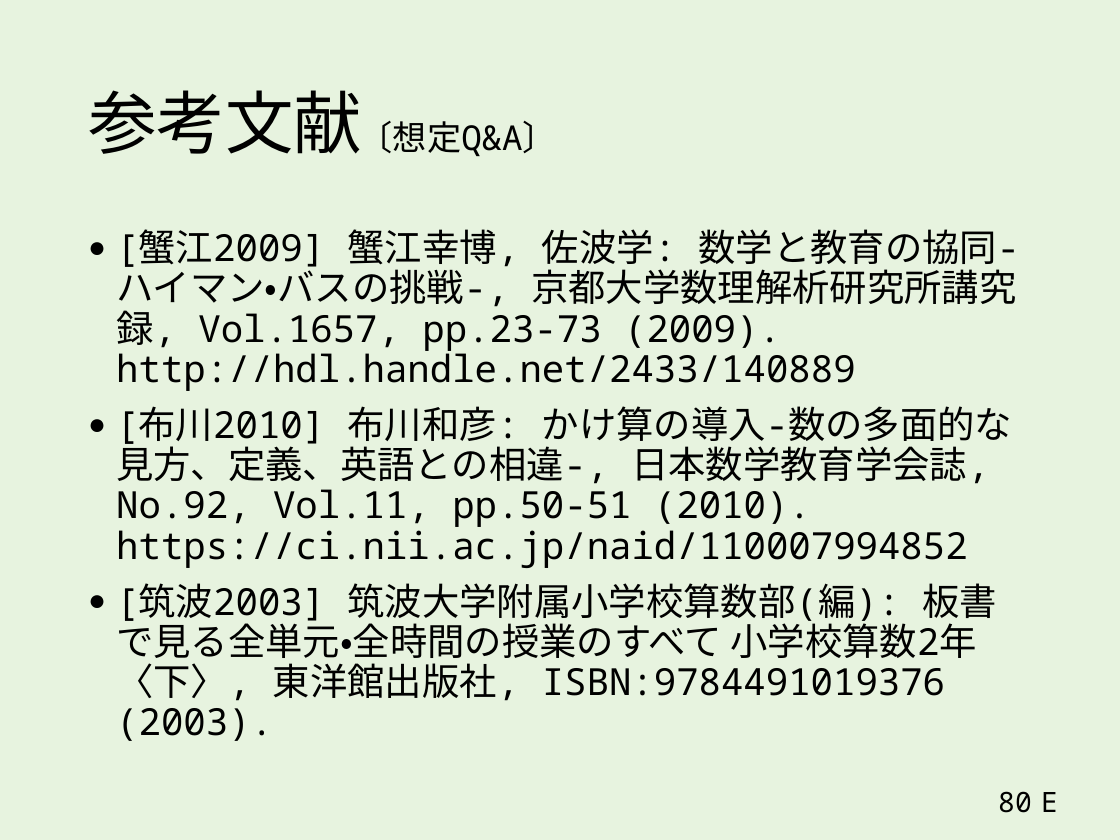
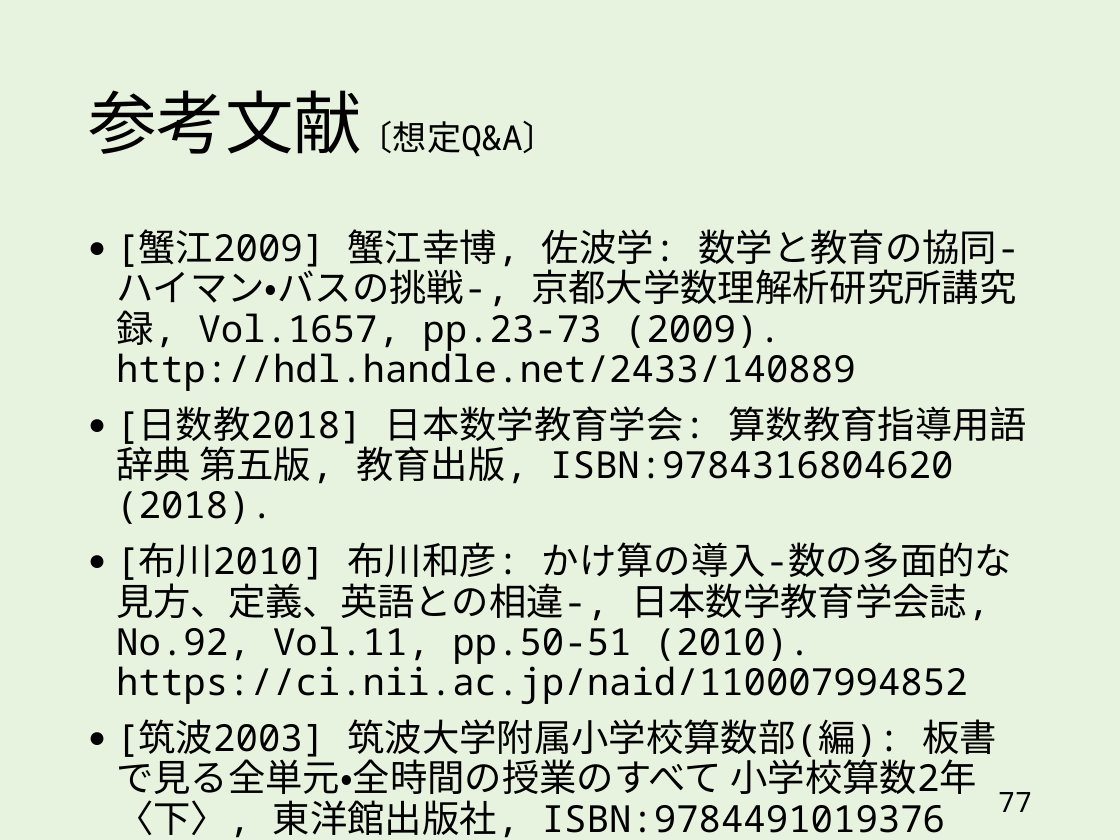
Before and after one commit to takehiko/dealout, a slide deck: slide 77 of slides/2x3_3x2_v4.pptx (slide 80 before the commit). Drawn at 1120x840 pixels with LibreOffice and Linux fonts; fonts in the diff are those of the drawing. Boxes give left, top, right and bottom in pixels: in the first picture for what was removed or moved away, otherwise in the second. Text is boxed around its words. In the diff, an @@ line names an element or a change of style, - is before the commit and + after.

```diff
--- a/slides/2x3_3x2_v4.pptx
+++ b/slides/2x3_3x2_v4.pptx
@@ text at bbox=[116, 406, 1027, 524]: paragraph added @@
+● [日数教2018] 日本数学教育学会: 算数教育指導用語辞典 第五版, 教育出版, ISBN:9784316804620 (2018).
@@ page number at bbox=[998, 792, 1032, 812]: text changed @@
-80
+77
@@ text removed at bbox=[1041, 792, 1058, 812] @@
-E
```
Also in this commit, not shown: 17 other slides changed, 1 slide added, 3 slides removed, 1 other file.
